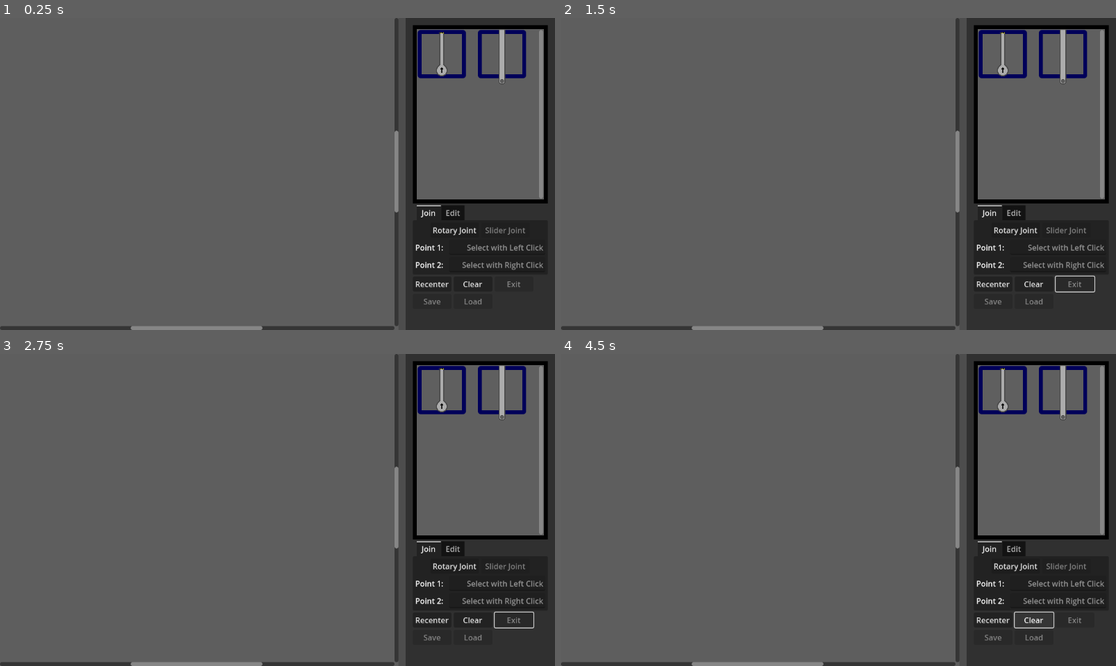
Above: before the commit, frames 1-4 (two rows, left to right).
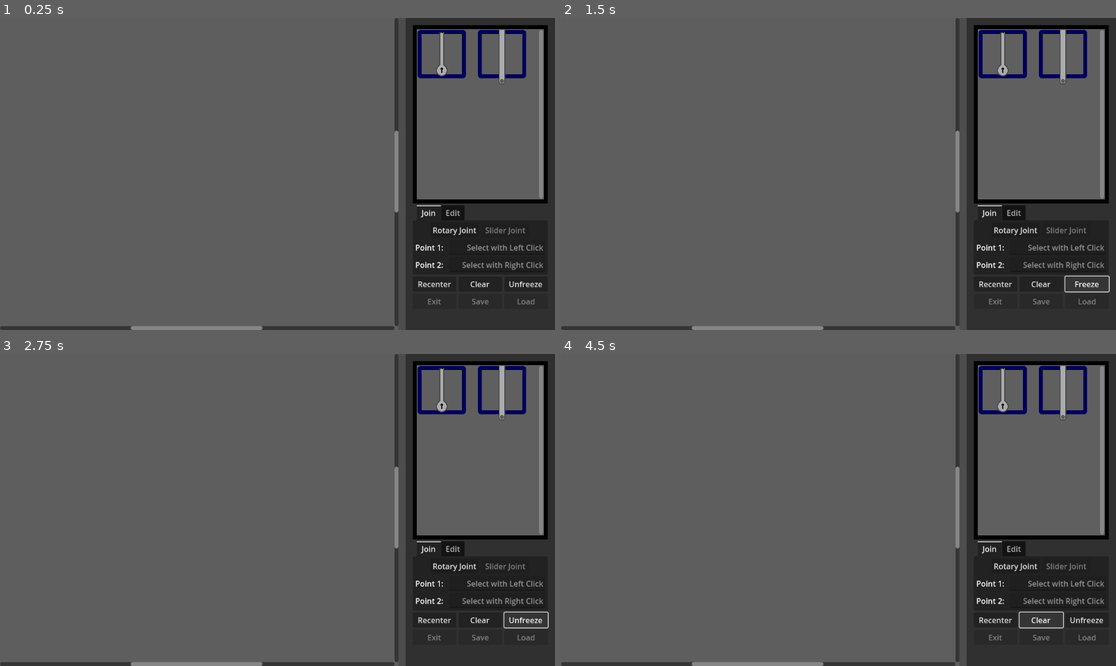
Above: after the commit, the same moments.

Repository: HUG-DEALR/designer_miner
Game: Godot game, scene res://Scenes/Menus/Builder_Menu.tscn
Two runs of this game, one before a commit and one after it. Both use one fixed random seed, a clock stepped at 60 frames per second and the inputs below.
Inputs (mouse positions are in pixels of both pictures, inside the frame that each line leads up to):
- Up to frame 1 (0.25 s): no input
- Up to frame 2 (1.5 s): click "Rotary Joint" at 0.5 s; click (1088, 283) at 1.25 s, where only the run after the commit has a clickable "Unfreeze"
- Up to frame 3 (2.75 s): click (527, 619) at 2 s, where only the run after the commit has a clickable "Freeze"
- Up to frame 4 (4.5 s): click (1005, 391) at 2.77 s; click "Recenter" at 3.5 s; click "Clear" at 4.25 s

The runs differ from the first frame. In frame 1, 0.3% of the frame differs, in the area x 74-98%, y 84-92%; in frame 2, 0.4%; in frame 3, 0.4%, in the area x 74-99%, y 82-92%; in frame 4, 0.4%.

Commit message:
bug fixes, method for mouse position is flawed

Diff:
--- a/Scenes/Menus/Builder_Menu.tscn
+++ b/Scenes/Menus/Builder_Menu.tscn
@@ -206,14 +206,19 @@
 columns = 3
 
 [node name="Recenter" type="Button" parent="CanvasLayer/Control/HBoxContainer/PanelContainer/VBoxContainer/GridContainer"]
-custom_minimum_size = Vector2(80, 0)
+custom_minimum_size = Vector2(90, 0)
 layout_mode = 2
 text = "Recenter"
 
 [node name="Clear" type="Button" parent="CanvasLayer/Control/HBoxContainer/PanelContainer/VBoxContainer/GridContainer"]
-custom_minimum_size = Vector2(80, 0)
+custom_minimum_size = Vector2(90, 0)
 layout_mode = 2
 text = "Clear"
+
+[node name="Freeze" type="Button" parent="CanvasLayer/Control/HBoxContainer/PanelContainer/VBoxContainer/GridContainer"]
+custom_minimum_size = Vector2(90, 0)
+layout_mode = 2
+text = "Unfreeze"
 
 [node name="Exit" type="Button" parent="CanvasLayer/Control/HBoxContainer/PanelContainer/VBoxContainer/GridContainer"]
 custom_minimum_size = Vector2(80, 0)
@@ -259,3 +264,4 @@
 [connection signal="pressed" from="CanvasLayer/Control/HBoxContainer/PanelContainer/VBoxContainer/TabContainer/Join/VBox/HBoxContainer/Pin" to="." method="_on_create_pin_joint_pressed"]
 [connection signal="pressed" from="CanvasLayer/Control/HBoxContainer/PanelContainer/VBoxContainer/GridContainer/Recenter" to="." method="_on_recenter_pressed"]
 [connection signal="pressed" from="CanvasLayer/Control/HBoxContainer/PanelContainer/VBoxContainer/GridContainer/Clear" to="." method="_on_clear_pressed"]
+[connection signal="pressed" from="CanvasLayer/Control/HBoxContainer/PanelContainer/VBoxContainer/GridContainer/Freeze" to="." method="_on_freeze_pressed"]
--- a/Scenes/Parts/Moving_Parts/linear_actuator.tscn
+++ b/Scenes/Parts/Moving_Parts/linear_actuator.tscn
@@ -55,6 +55,8 @@
 position = Vector2(87, 0)
 shape = SubResource("CircleShape2D_1grf6")
 
+[node name="Marker2D" type="Marker2D" parent="Pin/Pin_Circle"]
+
 [node name="Pin_Rect" type="CollisionShape2D" parent="Pin"]
 position = Vector2(47, 0)
 shape = SubResource("RectangleShape2D_18mkv")
@@ -68,6 +70,8 @@
 [node name="Base_Circle" type="CollisionShape2D" parent="."]
 shape = SubResource("CircleShape2D_h3v4a")
 
+[node name="Marker2D" type="Marker2D" parent="Base_Circle"]
+
 [node name="Base_Rect" type="CollisionShape2D" parent="."]
 position = Vector2(45, 0)
 shape = SubResource("RectangleShape2D_clpos")
--- a/Scenes/Parts/Rigid_Parts/simple_bar.tscn
+++ b/Scenes/Parts/Rigid_Parts/simple_bar.tscn
@@ -22,10 +22,14 @@
 position = Vector2(0, 56)
 shape = SubResource("CircleShape2D_m32iu")
 
+[node name="Marker2D" type="Marker2D" parent="CollisionShape2D2"]
+
 [node name="CollisionShape2D3" type="CollisionShape2D" parent="."]
 position = Vector2(0, -56)
 shape = SubResource("CircleShape2D_m32iu")
 
+[node name="Marker2D" type="Marker2D" parent="CollisionShape2D3"]
+
 [node name="Sprite2D" type="Sprite2D" parent="."]
 texture_filter = 1
 texture = ExtResource("2_s88na")
--- a/Scripts/Global.gd
+++ b/Scripts/Global.gd
@@ -1,11 +1,15 @@
 extends Node
 
-func create_pin_joint(moving_node: PhysicsBody2D, parent_node: PhysicsBody2D, offset_m:= Vector2.ZERO, offset_p:= Vector2.ZERO, bias:= 1.0) -> void:
+func create_pin_joint(moving_node: PhysicsBody2D, parent_node: PhysicsBody2D, offset_m:= Vector2.ZERO, offset_p:= Vector2.ZERO, offset_is_local:= true, bias:= 1.0) -> void:
 	var new_joint: PinJoint2D = PinJoint2D.new()
 	var pre_pos: Vector2 = moving_node.global_position
 	parent_node.add_child(new_joint)
-	new_joint.global_position = parent_node.global_position + offset_p
-	moving_node.global_position = new_joint.global_position - offset_m
+	if offset_is_local:
+		new_joint.global_position = parent_node.global_position + offset_p
+		moving_node.global_position = new_joint.global_position - offset_m
+	else: # Assuming offset_p and offset_m are global coords
+		new_joint.global_position = offset_p
+		moving_node.global_position = new_joint.global_position - (moving_node.global_position - offset_m)
 	new_joint.node_a = new_joint.get_path_to(moving_node)
 	new_joint.node_b = new_joint.get_path_to(parent_node)
 	moving_node.global_position = pre_pos
--- a/Scripts/Menus/Builder_Menu.gd
+++ b/Scripts/Menus/Builder_Menu.gd
@@ -9,6 +9,7 @@
 @onready var mouse_ray: RayCast2D = $CanvasLayer/Mouse_Ray
 @onready var left_click_selection_line: LineEdit = $CanvasLayer/Control/HBoxContainer/PanelContainer/VBoxContainer/TabContainer/Join/VBox/HBoxContainer2/LineEdit
 @onready var right_click_selection_line: LineEdit = $CanvasLayer/Control/HBoxContainer/PanelContainer/VBoxContainer/TabContainer/Join/VBox/HBoxContainer3/LineEdit
+@onready var freeze_button: Button = $CanvasLayer/Control/HBoxContainer/PanelContainer/VBoxContainer/GridContainer/Freeze
 
 const item_frame_path: String = "res://Scenes/Menus/item_frame.tscn"
 const parts_dict: Dictionary = {
@@ -29,8 +30,11 @@
 var active_indicators: Array = []
 var selected_joint_1: Node2D = null
 var selected_joint_1_joint_num: int = 0
+var joint_1_pos: Vector2 = Vector2.ZERO
 var selected_joint_2: Node2D = null
 var selected_joint_2_joint_num: int = 0
+var joint_2_pos: Vector2 = Vector2.ZERO
+var build_frozen: bool = true
 
 func _ready() -> void:
 	init_items()
@@ -42,6 +46,7 @@
 	if mouse_carrying_a_part:
 		mouse_follower.position = get_viewport().get_mouse_position()
 		part_being_carried.position = Vector2.ZERO
+	print(get_viewport().get_mouse_position())
 
 func _input(event: InputEvent) -> void:
 	if event is InputEventMouseButton and event.pressed:
@@ -79,35 +84,55 @@
 				highlight.texture = selected_sprite.texture
 				highlight.global_transform = selected_sprite.global_transform
 
-				var joint_positions: Array = selected_body.get_joint_positions()
+			#	var joint_positions: Array = selected_body.get_joint_positions()
 				var nearest_joint: Node2D = null
 				var nearest_joint_distance: float = INF
-				var joint_num: int = 0
-
-				for pos in joint_positions:
+			#	var joint_num: int = 0
+			#
+			#	for pos in joint_positions:
+			#		var new_indicator: Node2D = load(joint_indicator_path).instantiate()
+			#		selected_body.add_child(new_indicator)
+			#		new_indicator.position = pos
+			#		new_indicator.z_index = 101
+			#		active_indicators.append(new_indicator)
+			#
+			#		var indicator_distance: float = (get_viewport().get_mouse_position() - selected_body.to_global(pos)).length()
+			#		if indicator_distance < nearest_joint_distance:
+			#			nearest_joint = new_indicator
+			#			nearest_joint_distance = indicator_distance
+			#			joint_num = joint_positions.find(pos) + 1
+			#	if nearest_joint != null:
+			#		nearest_joint.set_type("selected")
+
+				var joints: Array = selected_body.get_joints()
+				for joint in joints:
+					var joint_pos: Vector2 = joint.global_position
 					var new_indicator: Node2D = load(joint_indicator_path).instantiate()
 					selected_body.add_child(new_indicator)
-					new_indicator.position = pos
+					new_indicator.global_position = joint_pos
 					new_indicator.z_index = 101
 					active_indicators.append(new_indicator)
 
-					var indicator_distance: float = (get_viewport().get_mouse_position() - selected_body.to_global(pos)).length()
+					var indicator_distance: float = (get_viewport().get_mouse_position() - joint_pos).length()
 					if indicator_distance < nearest_joint_distance:
 						nearest_joint = new_indicator
 						nearest_joint_distance = indicator_distance
-						joint_num = joint_positions.find(pos) + 1
 				if nearest_joint != null:
 					nearest_joint.set_type("selected")
 
 				match event.button_index:
 					MOUSE_BUTTON_LEFT:
-						left_click_selection_line.text = nearest_joint.name
+			#			left_click_selection_line.text = nearest_joint.name
 						selected_joint_1 = selected_body
-						selected_joint_1_joint_num = joint_num
+						joint_1_pos = nearest_joint.global_position
+						left_click_selection_line.text = str(joint_1_pos)
+			#			selected_joint_1_joint_num = joint_num
 					MOUSE_BUTTON_RIGHT:
-						right_click_selection_line.text = nearest_joint.name
+			#			right_click_selection_line.text = nearest_joint.name
 						selected_joint_2 = selected_body
-						selected_joint_2_joint_num = joint_num
+						joint_2_pos = nearest_joint.global_position
+						right_click_selection_line.text = str(joint_2_pos)
+			#			selected_joint_2_joint_num = joint_num
 			else:
 				if selected_body:
 					selected_body.set_select_state(false)
@@ -161,6 +186,11 @@
 	else:
 		node.freeze = state
 
+func set_build_freeze(state: bool) -> void:
+	for node in build_plate_node.get_children():
+		if node.get_index() != 0:
+			set_freeze(node, state)
+
 func _on_build_plate_mouse_entered() -> void:
 	mouse_over_buildplate = true
 
@@ -175,12 +205,21 @@
 
 func _on_create_pin_joint_pressed() -> void:
 	if selected_joint_1 is RigidBody2D and selected_joint_2 is RigidBody2D:
-		Global.create_pin_joint(selected_joint_1, selected_joint_2, selected_joint_1.get_offset(selected_joint_1_joint_num), selected_joint_2.get_offset(selected_joint_2_joint_num))
-		if selected_joint_1.get_index() > selected_joint_2.get_index():
-			set_freeze(selected_joint_1, false)
-			await get_tree().create_timer(1.0).timeout
-			set_freeze(selected_joint_1, true)
-		else:
-			set_freeze(selected_joint_2, false)
-			await get_tree().create_timer(1.0).timeout
-			set_freeze(selected_joint_2, true)
+	#	Global.create_pin_joint(selected_joint_1, selected_joint_2, selected_joint_1.get_offset(selected_joint_1_joint_num), selected_joint_2.get_offset(selected_joint_2_joint_num))
+		Global.create_pin_joint(selected_joint_1, selected_joint_2, joint_1_pos, joint_2_pos, false)
+	#	if selected_joint_1.get_index() > selected_joint_2.get_index():
+	#		set_freeze(selected_joint_1, false)
+	#		await get_tree().create_timer(1.0).timeout
+	#		set_freeze(selected_joint_1, true)
+	#	else:
+	#		set_freeze(selected_joint_2, false)
+	#		await get_tree().create_timer(1.0).timeout
+	#		set_freeze(selected_joint_2, true)
+
+func _on_freeze_pressed() -> void:
+	build_frozen = !build_frozen
+	set_build_freeze(build_frozen)
+	if build_frozen:
+		freeze_button.text = "Unfreeze"
+	else:
+		freeze_button.text = "Freeze"
--- a/Scripts/Part_Scripts/Moving_Parts/Linear_Actuator.gd
+++ b/Scripts/Part_Scripts/Moving_Parts/Linear_Actuator.gd
@@ -8,6 +8,8 @@
 @onready var groove_2: GrooveJoint2D = $GrooveJoint2D2
 @onready var base_sprite: Sprite2D = $Base
 @onready var pin_sprite: Sprite2D = $Pin/Pin
+@onready var joint_1: Marker2D = $Base_Circle/Marker2D
+@onready var joint_2: Marker2D = $Pin/Pin_Circle/Marker2D
 
 var base_touching_mouse: bool = false
 var pin_touching_mouse: bool = false
@@ -24,8 +26,8 @@
 	else:
 		return base_sprite
 
-func get_offset(join_number: int) -> Vector2:
-	match  join_number:
+func get_offset(joint_number: int) -> Vector2:
+	match  joint_number:
 		1:
 			return Vector2.ZERO
 		2:
@@ -51,3 +53,6 @@
 		for child in Global.get_all_descendants(self):
 			if child is RigidBody2D:
 				child.freeze = state
+
+func get_joints() -> Array:
+	return [joint_1, joint_2]
--- a/Scripts/Part_Scripts/Rigid_Parts/Simple_Bar.gd
+++ b/Scripts/Part_Scripts/Rigid_Parts/Simple_Bar.gd
@@ -1,6 +1,8 @@
 extends RigidBody2D
 
 @onready var sprite: Sprite2D = $Sprite2D
+@onready var joint_1: Marker2D = $CollisionShape2D2/Marker2D
+@onready var joint_2: Marker2D = $CollisionShape2D3/Marker2D
 
 const joint_positions: Array = [Vector2(0,56),Vector2(0,-56)]
 var selected: bool = false
@@ -20,3 +22,6 @@
 
 func get_joint_positions() -> Array:
 	return joint_positions
+
+func get_joints() -> Array:
+	return [joint_1, joint_2]
--- a/Scripts/Part_Scripts/pass_to_part_parent.gd
+++ b/Scripts/Part_Scripts/pass_to_part_parent.gd
@@ -17,3 +17,9 @@
 
 func get_joint_positions() -> Array:
 	return parent.get_joint_positions()
+
+func get_offset(joint_number: int) -> Vector2:
+	return parent.get_offset(joint_number)
+
+func get_joints() -> Array:
+	return parent.get_joints()
